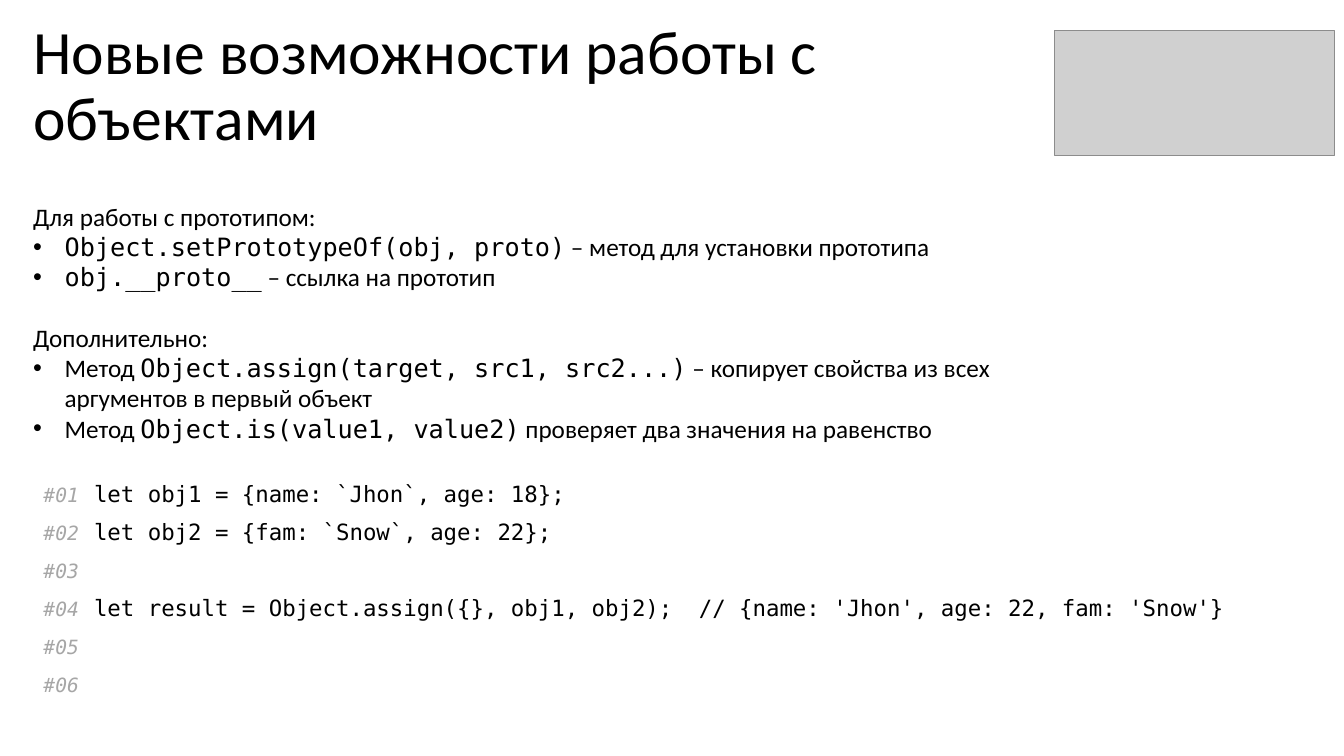
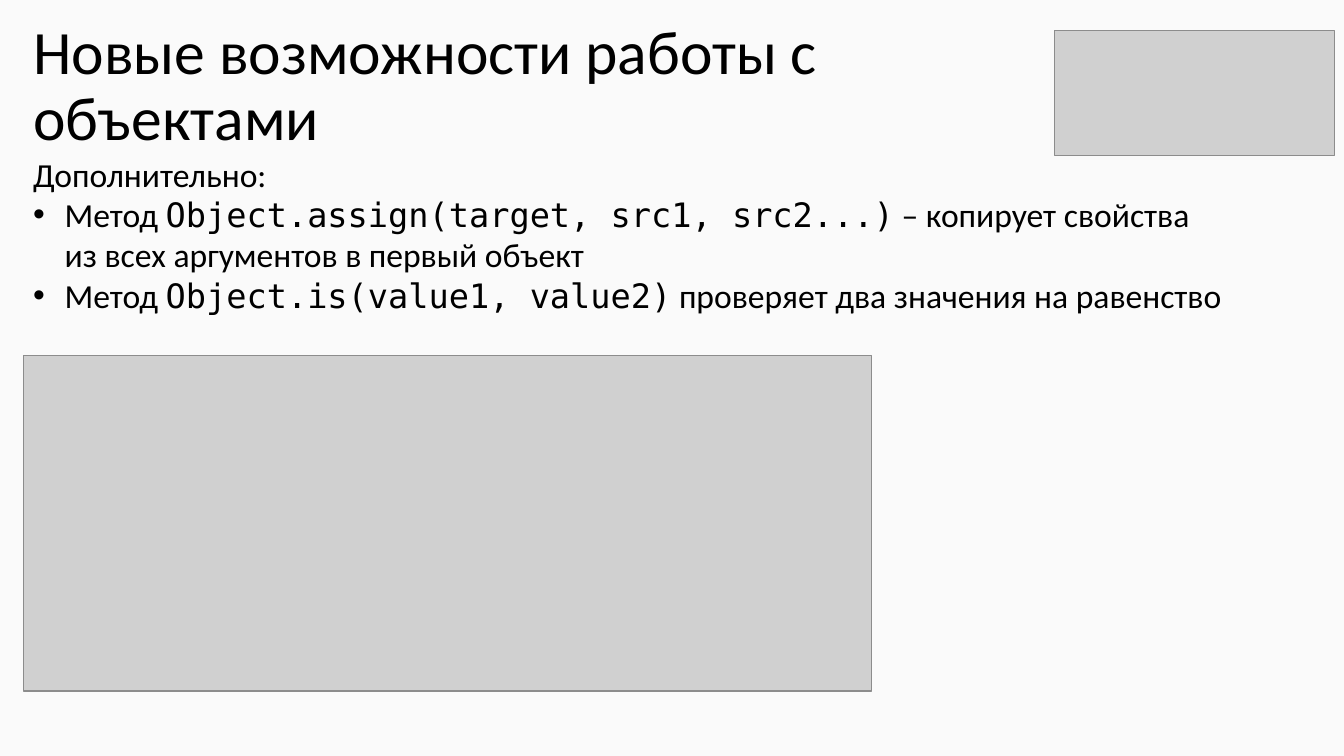
Before and after one commit to KOPTE3/modern-es, a slide deck: slide 25 of Modern ES.pptx. Drawn at 1344x756 pixels with LibreOffice and Linux fonts; fonts in the diff are those of the drawing; grey boxes stand for pictures. Boxes give left, top, right and bottom in pixels: in the first picture for what was removed or moved away, otherwise in the second. Text is boxed around its words. In the diff, an @@ line names an element or a change of style, - is before the commit and + after.

```diff
--- a/Modern ES.pptx
+++ b/Modern ES.pptx
@@ background #FFFFFF to #FAFAFA @@
@@ text "Дополнительно:": place and size @@
-text "Дополнительно:" at (33,209,990,444)
+text "Дополнительно:" at (33,165,1221,315)
@@ text "Дополнительно:" at (33,165,1221,315): size 18 to 24 pt @@
@@ text at (33,209,930,292): paragraphs removed @@
-Для работы с прототипом:
-• Object.setPrototypeOf(obj, proto) – метод для установки прототипа
-• obj.__proto__ – ссылка на прототип
@@ picture added at (23,355,872,691) @@
@@ table removed at (23,477,1236,705), 6 rows, 2 columns @@
-#01 | let obj1 = {name: `Jhon`, age: 18};
-#02 | let obj2 = {fam: `Snow`, age: 22};
-#03 | 
-#04 | let result = Object.assign({}, obj1, obj2); // {name: 'Jhon', age: 22, fam: 'Snow'}
-#05 | 
-#06 | 
```
Also in this commit, not shown: 47 other slides changed, 15 slides added, 11 slides removed, 46 other files.
